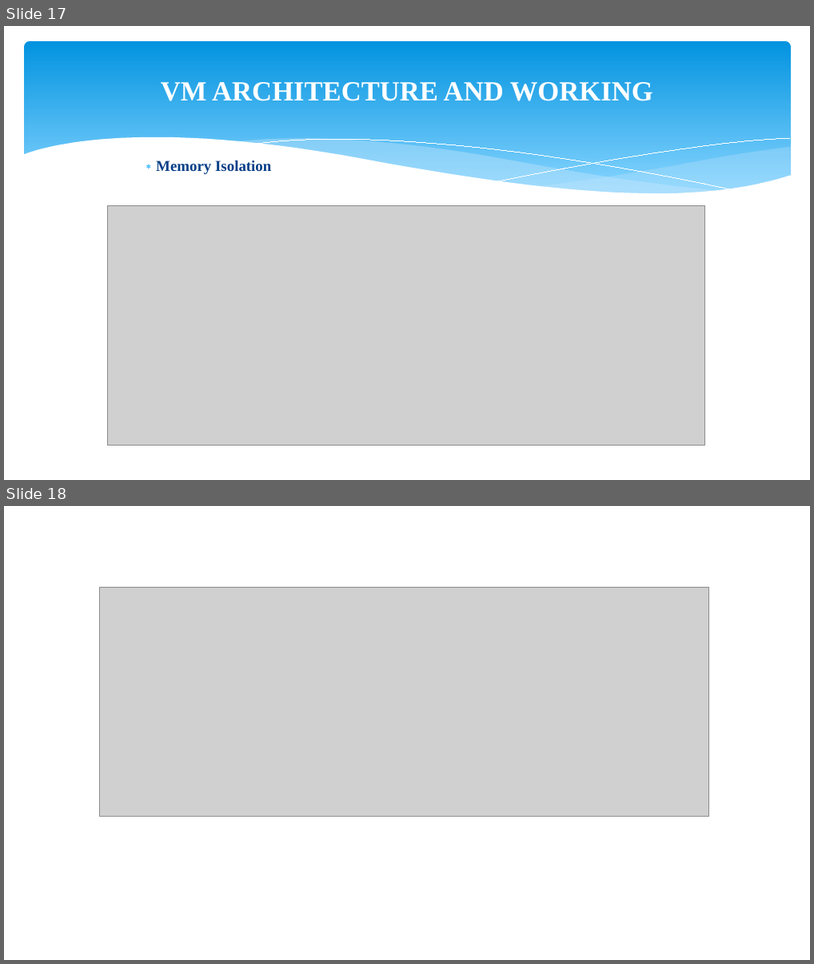
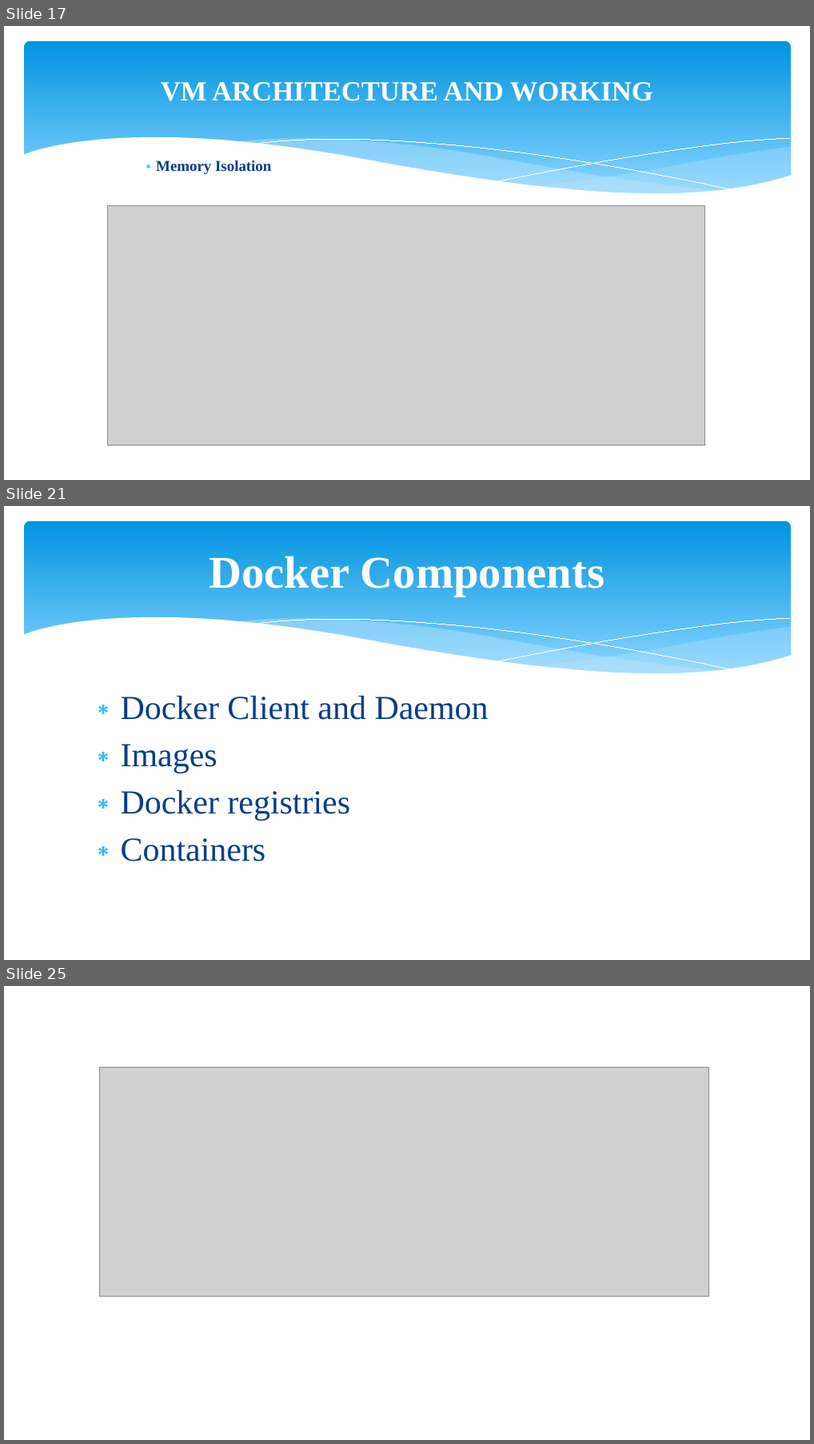
Before and after one commit to milanmenezes/aws-workshop, a slide deck: AWS.pptx. Shown one above the other, each under a label of ours: slides 17 and 18 before the commit, slides 17, 21 and 25 after it; the slides between them are not shown. The pictures are 814x964 and 814x1444 pixels, drawn with LibreOffice and Linux fonts; fonts in the diff are those of the drawing; grey boxes stand for pictures. Boxes give left, top, right and bottom in pixels: in the first picture for what was removed or moved away, otherwise in the second. Text is boxed around its words. In the diff, an @@ line names an element or a change of style, - is before the commit and + after.

Commit message:
docker and dns

```diff
--- a/AWS.pptx
+++ b/AWS.pptx
@@ slide 21 added at bbox=[4, 506, 810, 960], background #FFFFFF; not listed: 6 template elements that a slide beside it also shows @@
@@ title added at bbox=[209, 556, 605, 596], 54 pt, text #FFFFFF, bold @@
+Docker Components
@@ text added at bbox=[121, 696, 489, 861], 40 pt, text #073E87 @@
+∗ Docker Client and Daemon
+∗ Images
+∗ Docker registries
+∗ Containers
@@ what was slide 18 is now slide 25 @@
```
Also in this commit, not shown: 7 other slides added, 1 slide removed.
